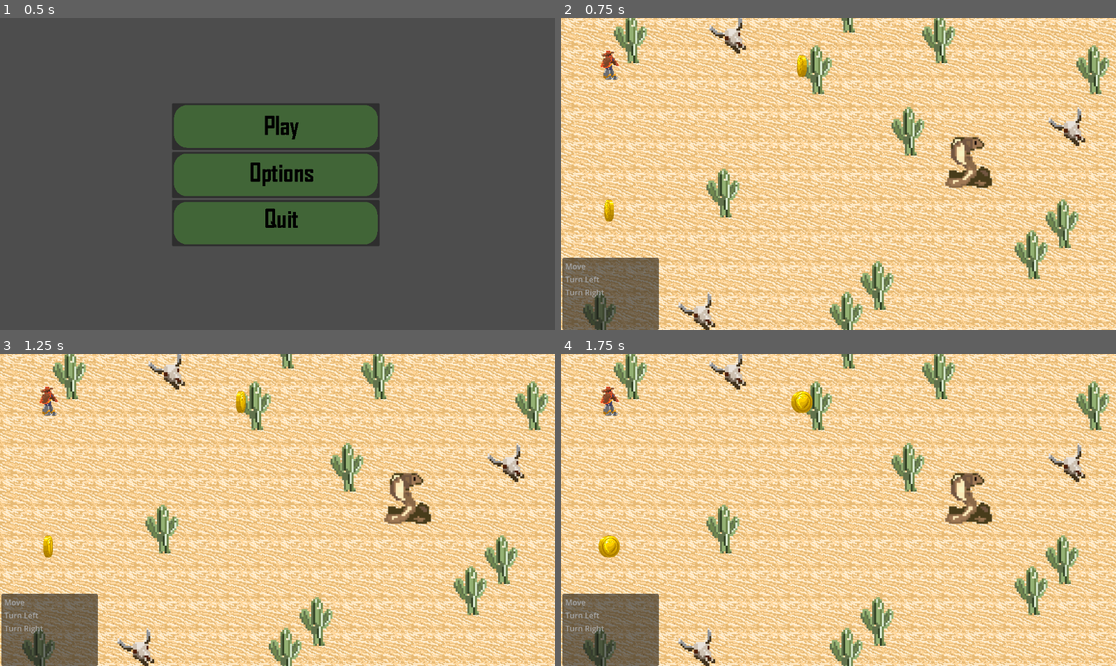
Above: before the commit, frames 1-4 (two rows, left to right).
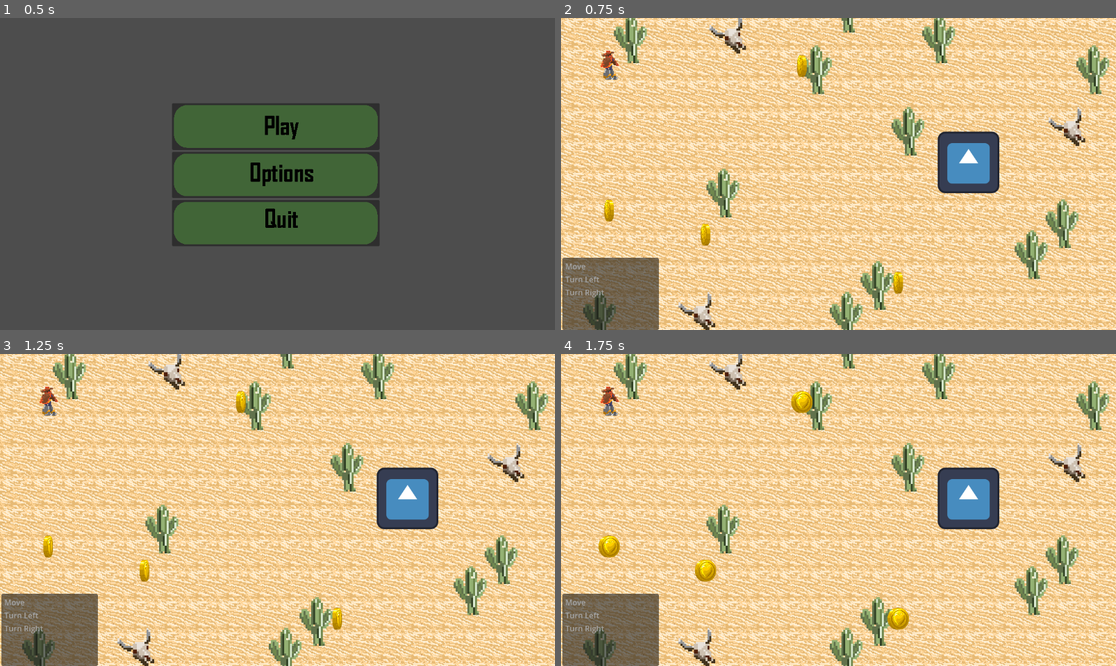
Above: after the commit, the same moments.

Repository: RunningGriffin/Hackathon-BYU-I
Game: Godot game, scene res://mainMenu.tscn
Two runs of this game, one before a commit and one after it. Both use one fixed random seed, a clock stepped at 60 frames per second and the inputs below. The engine's default icon, where the game draws it, is replaced by a stand-in: a white triangle on a blue panel in a dark square.
Inputs (mouse positions are in pixels of both pictures, inside the frame that each line leads up to):
- Up to frame 1 (0.5 s): no input
- Up to frame 2 (0.75 s): click (838, 127) at 0.5 s
- Up to frame 3 (1.25 s): no input
- Up to frame 4 (1.75 s): no input

Frame 1 is identical in both runs. In frame 2, 2.4% of the frame differs, in the area x 25-79%, y 36-89%; in frame 3, 2.4%; in frame 4, 2.6%, in the area x 24-79%, y 36-89%.
Error in both runs: Invalid access to property or key 'position' on a base object of type 'null instance'. (res://Enemy.gd:46)

Commit message:
fixed a bug with the victory screen

Diff:
--- a/enemy.tscn
+++ b/enemy.tscn
@@ -1,10 +1,7 @@
-[gd_scene load_steps=8 format=3 uid="uid://ofsykiave038"]
+[gd_scene load_steps=5 format=3 uid="uid://dhsemf3j0mq31"]
 
 [ext_resource type="Script" path="res://Enemy.gd" id="1_yelbe"]
-[ext_resource type="Texture2D" uid="uid://dmccgyujswd3n" path="res://images/cobra_back_128x128.svg" id="2_5clqw"]
-[ext_resource type="Texture2D" uid="uid://ddthnvfjnlugy" path="res://images/cobra_128x128.svg" id="3_cwy7p"]
-[ext_resource type="Texture2D" uid="uid://d2oo48rmum8q4" path="res://images/cobra_leftside_128x128.svg" id="4_8qu7w"]
-[ext_resource type="Texture2D" uid="uid://b13veklmne2ic" path="res://images/cobra_rightside_128x128.svg" id="5_aoynh"]
+[ext_resource type="Texture2D" uid="uid://b7xgeq7clscmq" path="res://icon.svg" id="2_ja2w8"]
 
 [sub_resource type="RectangleShape2D" id="RectangleShape2D_6enw3"]
 size = Vector2(134, 134)
@@ -13,34 +10,10 @@
 animations = [{
 "frames": [{
 "duration": 1.0,
-"texture": ExtResource("2_5clqw")
+"texture": ExtResource("2_ja2w8")
 }],
 "loop": true,
-"name": &"back",
-"speed": 5.0
-}, {
-"frames": [{
-"duration": 1.0,
-"texture": ExtResource("3_cwy7p")
-}],
-"loop": true,
-"name": &"front",
-"speed": 5.0
-}, {
-"frames": [{
-"duration": 1.0,
-"texture": ExtResource("4_8qu7w")
-}],
-"loop": true,
-"name": &"left",
-"speed": 5.0
-}, {
-"frames": [{
-"duration": 1.0,
-"texture": ExtResource("5_aoynh")
-}],
-"loop": true,
-"name": &"right",
+"name": &"default",
 "speed": 5.0
 }]
 
@@ -54,4 +27,3 @@
 
 [node name="AnimatedSprite2D" type="AnimatedSprite2D" parent="."]
 sprite_frames = SubResource("SpriteFrames_kaes2")
-animation = &"right"
--- a/world.gd
+++ b/world.gd
@@ -18,5 +18,9 @@
 func _on_enemy_2_hit():
 	$GameOverScreen.show()
 
+
+
+
+
 func _on_player_win():
 	get_tree().change_scene_to_file("res://victory.tscn")
--- a/world.tscn
+++ b/world.tscn
@@ -27,8 +27,15 @@
 [node name="Coin2" parent="TileMap" instance=ExtResource("6_cpruv")]
 position = Vector2(100, 400)
 
+[node name="Coin3" parent="TileMap" instance=ExtResource("6_cpruv")]
+position = Vector2(300, 450)
+
+[node name="Coin4" parent="TileMap" instance=ExtResource("6_cpruv")]
+position = Vector2(700, 550)
+
 [node name="GameOverScreen" parent="." instance=ExtResource("6_tnsj5")]
 
+[connection signal="win" from="TileMap/Player" to="." method="_on_player_win"]
 [connection signal="player_action" from="TileMap/actionsInterface" to="TileMap/Enemy" method="_on_player_action"]
 [connection signal="player_move" from="TileMap/actionsInterface" to="TileMap/Player" method="_on_player_move"]
 [connection signal="player_turn_left" from="TileMap/actionsInterface" to="TileMap/Player" method="_on_player_turn_left"]
Not shown: 1 places in world.tscn that only renumber resources
